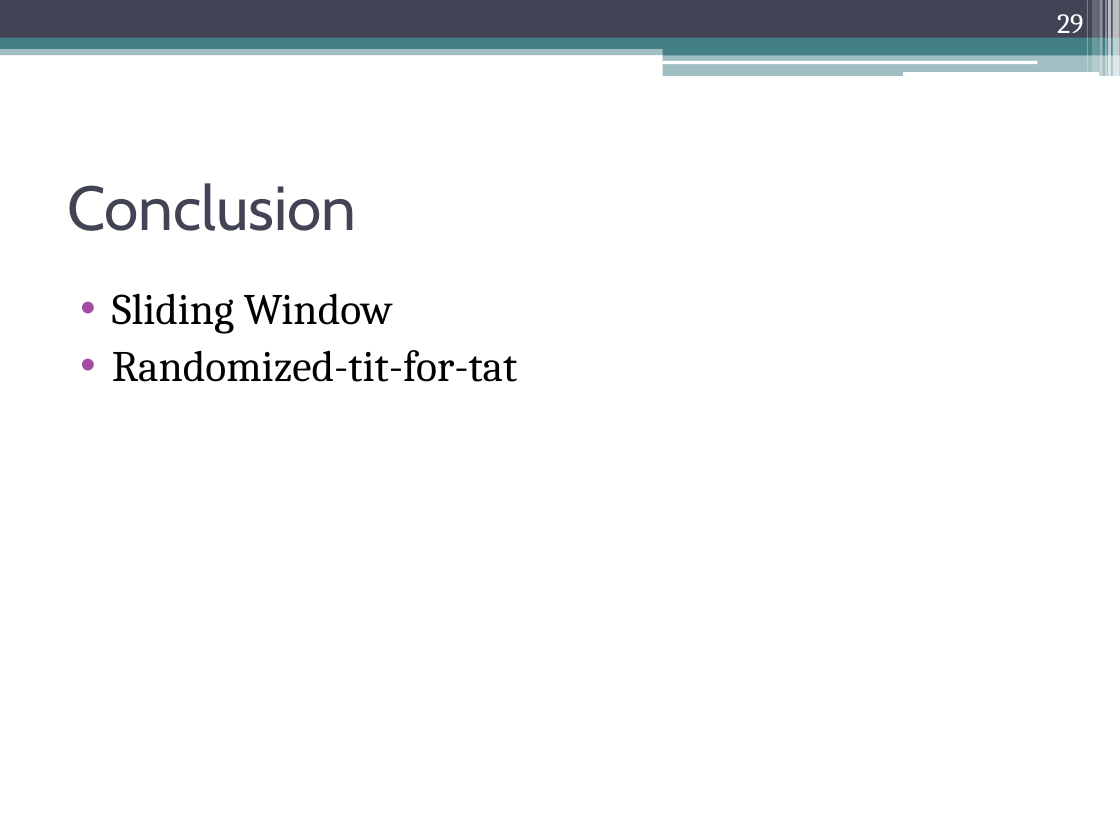
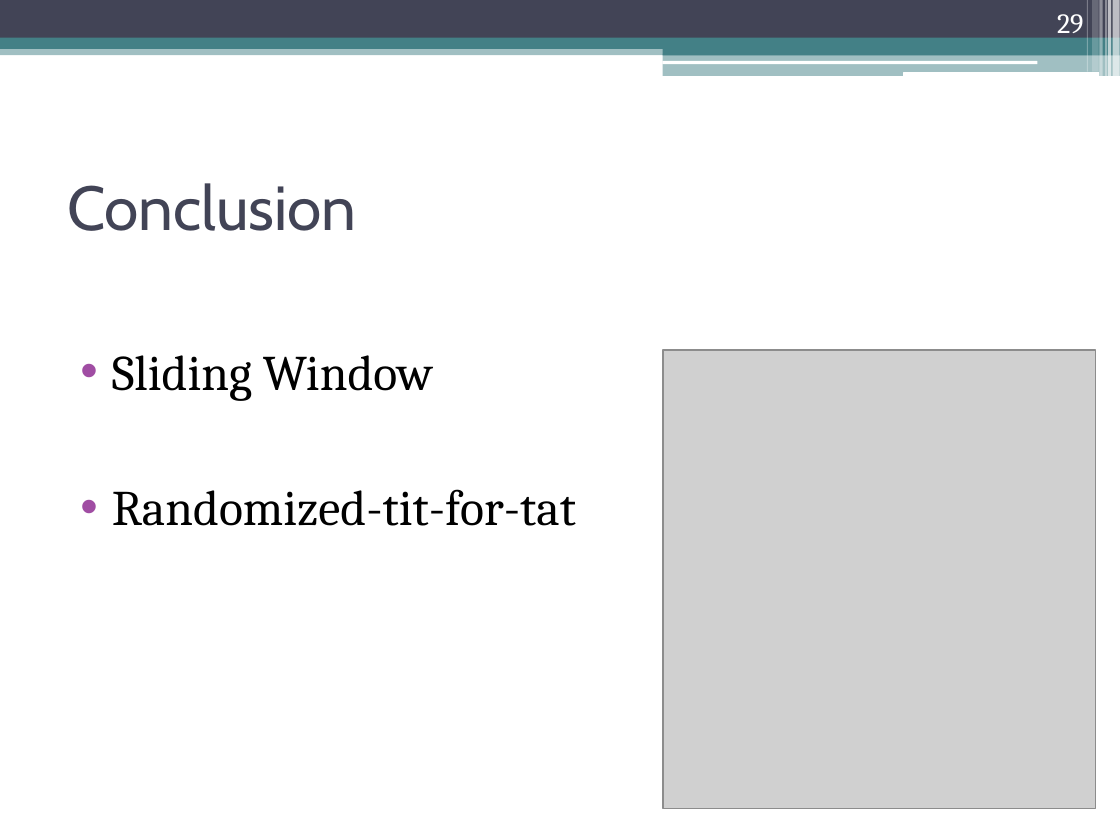
Before and after one commit to sikeh/shanbolishomework, a slide deck: slide 29 of Distributed Computing, Peer-to-Peer and GRIDS/final presentation/ppt/Peer-to-Peer Multimedia Streaming Using BitTorrent.pptx. Drawn at 1120x840 pixels with LibreOffice and Linux fonts; fonts in the diff are those of the drawing; grey boxes stand for pictures. Boxes give left, top, right and bottom in pixels: in the first picture for what was removed or moved away, otherwise in the second. Text is boxed around its words. In the diff, an @@ line names an element or a change of style, - is before the commit and + after.

```diff
--- a/Distributed Computing, Peer-to-Peer and GRIDS/final presentation/ppt/Peer-to-Peer Multimedia Streaming Using BitTorrent.pptx
+++ b/Distributed Computing, Peer-to-Peer and GRIDS/final presentation/ppt/Peer-to-Peer Multimedia Streaming Using BitTorrent.pptx
@@ text "Sliding Window" at (x1=112, y1=355, x2=576, y2=526): size 28 to 32 pt; line spacing 1 to 2; more space between paragraphs @@
@@ picture added at (x1=663, y1=349, x2=1095, y2=808) @@
```
Also in this commit, not shown: 12 other slides changed, 1 slide added, 1 slide removed.
